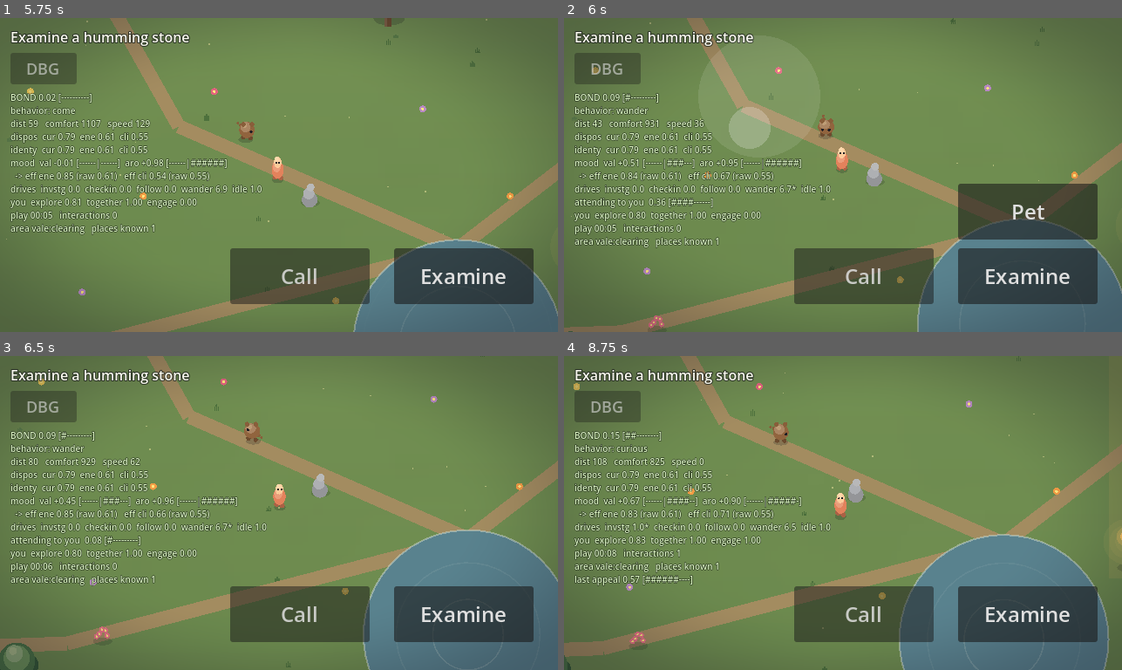
Above: before the commit, frames 1-4 (two rows, left to right).
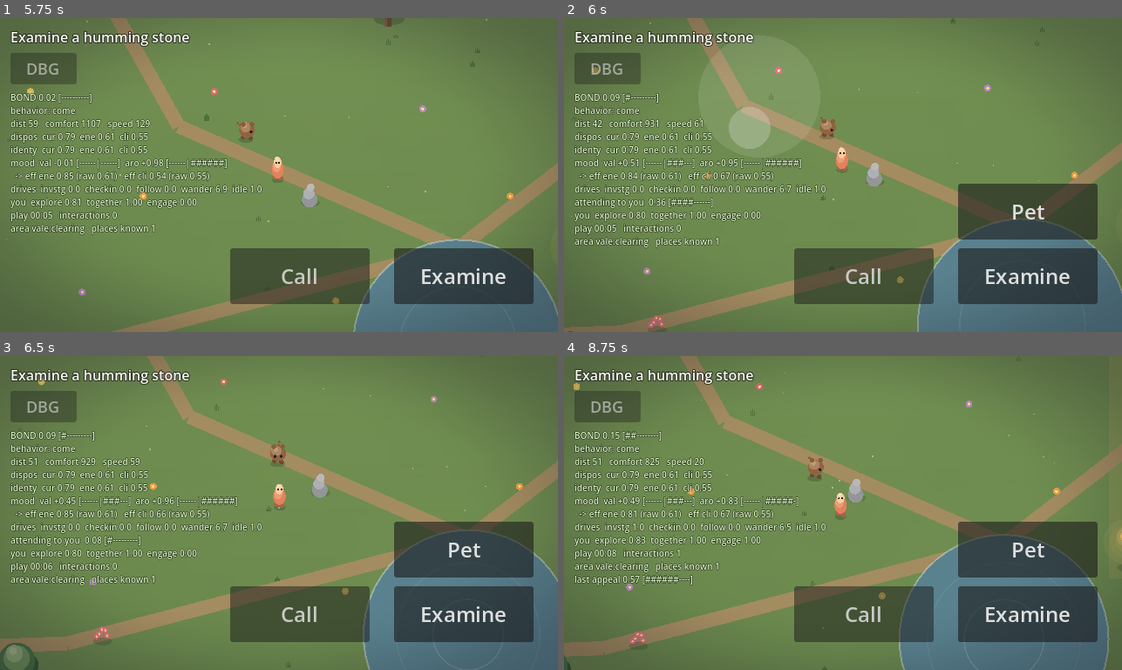
Above: after the commit, the same moments.

Repository: maximusunc/pokepals
Game: Godot game, scene res://scenes/world.tscn
The game is run twice, just before and just after one commit, with the same random seed, the same clock (stepped at 60 frames per second) and the same inputs.
Inputs (mouse positions are in pixels of both pictures, inside the frame that each line leads up to):
- Up to frame 1 (5.75 s): tap Enter (ui_accept) at 0.5, 0.77, 3.77 s; move the mouse to (401, 159) at 0.52 s; hold Right (ui_right) 0.53-1.25 s; tap C every 1.5 s from 0.6 to 5.1 s; click (401, 159) at 0.67 s; drag from (167, 190) to (251, 237) at 1.27 s; move the mouse to (334, 105) at 2.02 s; hold Right (ui_right) 2.03-2.75 s; drag from (251, 237) to (111, 127) at 2.77 s; move the mouse to (446, 222) at 3.52 s; hold Left (ui_left) 3.53-4.25 s; drag from (111, 127) to (195, 96) at 4.27 s; move the mouse to (306, 175) at 5.02 s; hold Down (ui_down) from 5.03 s (still down); click (306, 175) at 5.17 s
- Up to frame 2 (6 s): release Down (ui_down) at 5.75 s; drag from (759, 96) to (731, 190) at 5.77 s
- Up to frame 3 (6.5 s): no input
- Up to frame 4 (8.75 s): move the mouse to (965, 497) at 6.52 s; hold Up (ui_up) 6.53-7.25 s; tap C at 6.6, 8.1 s; tap Enter (ui_accept) at 6.77 s; drag from (731, 528) to (815, 575) at 7.27 s; move the mouse to (898, 443) at 8.02 s; hold Down (ui_down) from 8.03 s (still down)

Frame 1 is identical in both runs. In frame 2, 0.3% of the frame differs, in the area x 6-49%, y 28-56%; in frame 3, 5.0%; in frame 4, 6.2%, in the area x 5-96%, y 21-71%.

Commit message:
companion: after a call, escort the player instead of parking
Whistling brought the companion over, but the moment it arrived it released
and an autonomous wander could immediately pull it away — and it parked at
the spot where it was called rather than coming along. So calling it while
heading somewhere didn't actually bring it with you.

Add an ESCORT phase to ComeAction: after the arrival hop it sticks close and
follows the player (running if you pull farther than run_distance ahead,
walking otherwise), keeping pace as you travel. The window refreshes while
you're moving, so it accompanies you the whole way; once you settle it counts
down `come.stay` seconds and only then drifts back to its own life — it no
longer bolts the instant it arrives.

Because Call sits on the command band with committed inertia while active,
the escort holds against wander/idle regardless of bond, so even a freshly
called companion stays with you until you stop.

Deterministic (a plain timer over player_moving, no RNG). New come.stay
tunable. Test drives the full beat: arrival hop, chases a moving player,
keeps escorting past `stay` while moving, then releases a beat after settling.

Co-Authored-By: Claude Opus 4.8 (1M context) <noreply@anthropic.com>
Claude-Session: https://claude.ai/code/session_015z8qSEW1PEaptqDDKPb1kc

Diff:
--- a/pokepals/data/companion.json
+++ b/pokepals/data/companion.json
@@ -130,11 +130,12 @@
 	"checkin_pull_high": 0.0,
 	"checkin_linger": 2.5,
 	"checkin_stop_distance": 80.0,
-	"_come_comment": "The player's CALL / whistle — a bid for a …(814 unchanged characters)… p_distance and gives a happy arrival hop. Calling never grows bond (a whistle is …(98 unchanged characters)…
+	"_come_comment": "The player's CALL / whistle — a bid for a …(814 unchanged characters)… p_distance and gives a happy arrival hop, then ESCORTS you: it sticks close and follows as you move (running if you pull farther than run_distance ahead, otherwise walking), so you can whistle it along on the way somewhere instead of it parking at the call spot. stay: how many seconds it keeps sticking close after you STOP before drifting back to its own life — the window refreshes while you're still moving, so it accompanies you the whole trip. Calling never grows bond (a whistle is …(98 unchanged characters)…
 	"come": {
 		"hear_radius": 900.0,
 		"ack_pause": 0.5,
 		"stop_distance": 48.0,
+		"stay": 3.0,
 		"chance_low": 0.1,
 		"chance_high": 1.0,
 		"valence_weight": 0.1,
--- a/pokepals/scripts/world/companion_actions.gd
+++ b/pokepals/scripts/world/companion_actions.gd
@@ -570,15 +570,18 @@
 ## by BOND, decides whether to come: a fresh companion usually just acknowledges and carries on,
 ## a bonded one reliably comes running. So the call's power grows with the relationship, the same
 ## arc as the follow-distance tightening. On the command band, so the acknowledgment preempts any
-## autonomous beat; calling never grows bond (a whistle isn't earned discovery).
+## autonomous beat; calling never grows bond (a whistle isn't earned discovery). Once it arrives
+## it doesn't park at the call spot and bolt — it ESCORTS you, sticking close and following while
+## you move, drifting back to its own life only a beat after you settle (so you can whistle it
+## along on the way somewhere).
 class ComeAction extends CompanionAction:
-	enum { ACK, COME }
+	enum { ACK, COME, ESCORT }
 	var _active := false
 	var _phase := ACK
 	var _ack_timer := 0.0
 	var _will_come := false
 	var _just_triggered := false
-	var _arrived := false
+	var _escort_timer := 0.0
 
 	func _init(band_value: int) -> void:
 		id = "come"
@@ -604,7 +607,6 @@
 			_phase = ACK
 			_ack_timer = float(come.get("ack_pause", 0.5))
 			_just_triggered = true
-			_arrived = false
 			_will_come = float(perception.get("command_roll", 1.0)) < _come_chance(s, come)
 			s.apply_command_ack(cfg)
 		return 1.0 if _active else 0.0
@@ -629,6 +631,7 @@
 			reactions.append("perk")
 			reactions.append("look")
 			_just_triggered = false
+		var stop_distance := float(come.get("stop_distance", 48.0))
 		if _phase == ACK:
 			# Hold a beat to acknowledge, standing and looking at the player.
 			_ack_timer -= delta
@@ -637,16 +640,30 @@
 					_phase = COME
 				else:
 					_active = false  # acknowledged, but chose to stay its own course
-		else:
-			# Coming over: run to the player, then a happy arrival hop, and release.
-			if companion_pos.distance_to(player_pos) > float(come.get("stop_distance", 48.0)):
+		elif _phase == COME:
+			# Coming over: run to the player, then a happy arrival hop, and fall in beside you.
+			if companion_pos.distance_to(player_pos) > stop_distance:
 				move_target = player_pos
 				speed = float(cfg["run_speed"])
 			else:
-				if not _arrived:
-					reactions.append("hop")
-					reactions.append("look")
-					_arrived = true
+				reactions.append("hop")
+				reactions.append("look")
+				_escort_timer = float(come.get("stay", 3.0))
+				_phase = ESCORT
+		else:
+			# ESCORT: stick close and travel with you. Stay near (run if you've pulled ahead,
+			# walk if just trailing), keep facing you. The window refreshes while you're moving,
+			# so it accompanies you the whole way; once you settle it counts down and only then
+			# drifts back to its own life — it doesn't bolt the instant it arrives.
+			var dist := companion_pos.distance_to(player_pos)
+			if dist > stop_distance:
+				move_target = player_pos
+				speed = float(cfg["run_speed"]) if dist > float(cfg.get("run_distance", 160.0)) else float(cfg["walk_speed"])
+			if bool(perception.get("player_moving", false)):
+				_escort_timer = float(come.get("stay", 3.0))
+			else:
+				_escort_timer -= delta
+			if _escort_timer <= 0.0:
 				_active = false
 		return {
 			"behavior": behavior,
--- a/pokepals/tests/test_companion_command.gd
+++ b/pokepals/tests/test_companion_command.gd
@@ -16,6 +16,7 @@
 	fails += _test_bonded_comes_after_acknowledging(cfg)
 	fails += _test_fresh_acknowledges_but_stays(cfg)
 	fails += _test_calling_never_grows_bond(cfg)
+	fails += _test_escorts_after_arriving(cfg)
 	fails += _test_brain_routes_a_call(cfg)
 	fails += _test_brain_ignores_a_call_from_afar(cfg)
 	fails += _test_pet_only_when_adjacent(cfg)
@@ -135,6 +136,67 @@
 	for _i in 200:
 		come.act(p, s, cfg, _rng(), 0.016)
 	return _ok(is_equal_approx(s.bond, b0), "calling never grows bond (a whistle isn't earned discovery)")
+
+
+# A mutable escort-phase perception: positions, whether the player is moving, and (so it never
+# re-latches) an empty command unless we're issuing the call.
+static func _escort_percept(companion_pos: Vector2, player_pos: Vector2, moving: bool, command: String = "") -> Dictionary:
+	return {
+		"command": command,
+		"dist_to_player": companion_pos.distance_to(player_pos),
+		"command_roll": 0.0,
+		"companion_pos": companion_pos,
+		"player_pos": player_pos,
+		"player_moving": moving,
+		"player_velocity": Vector2(80, 0) if moving else Vector2.ZERO,
+	}
+
+
+# After arriving it ESCORTS: it sticks close and follows a MOVING player (rather than parking at
+# the call spot), keeps escorting as long as you move, and only releases a beat after you settle.
+static func _test_escorts_after_arriving(cfg: Dictionary) -> int:
+	var come := CompanionActions.ComeAction.new(5)
+	var s := CompanionSelf.make_default(cfg)
+	s.bond = 1.0
+	var stay := float(cfg["come"]["stay"])
+	var companion_pos := Vector2(0, 0)
+	var player_pos := Vector2(10, 0)  # already within stop_distance -> arrives right after ack
+	# Latch the call, then drive past the acknowledgment to reach the escort phase.
+	come.score(_escort_percept(companion_pos, player_pos, false, "come"), s, cfg, _rng())
+	var hopped := false
+	for _i in 60:  # ~1s, past ack_pause
+		var intent := come.act(_escort_percept(companion_pos, player_pos, false), s, cfg, _rng(), 0.016)
+		if "hop" in intent["reactions"]:
+			hopped = true
+
+	# Player runs off: the companion should chase to keep close, and NOT release while you move,
+	# even well past `stay` seconds (the escort window refreshes while moving).
+	player_pos = Vector2(600, 0)
+	var chased := false
+	var released_while_moving := false
+	for _i in int((stay + 3.0) / 0.016):
+		var intent := come.act(_escort_percept(companion_pos, player_pos, true), s, cfg, _rng(), 0.016)
+		if float(intent["desired_speed"]) > 0.0:
+			chased = true
+		if come.score(_escort_percept(companion_pos, player_pos, true), s, cfg, _rng()) <= 0.0:
+			released_while_moving = true
+			break
+
+	# Player stops, companion settled close: it should drift back to its own life after ~stay.
+	player_pos = companion_pos + Vector2(10, 0)
+	var release_t := -1.0
+	for i in int((stay + 2.0) / 0.016):
+		come.act(_escort_percept(companion_pos, player_pos, false), s, cfg, _rng(), 0.016)
+		if come.score(_escort_percept(companion_pos, player_pos, false), s, cfg, _rng()) <= 0.0:
+			release_t = i * 0.016
+			break
+
+	var fails := 0
+	fails += _ok(hopped, "gives the arrival hop when it reaches you")
+	fails += _ok(chased, "escorts a moving player (follows instead of parking at the call spot)")
+	fails += _ok(not released_while_moving, "keeps escorting as long as you keep moving")
+	fails += _ok(release_t >= stay * 0.8, "after you settle it stays close a beat before resuming its own life")
+	return fails
 
 
 # End-to-end: issue_command routes through the brain to a "come" beat when within earshot.
